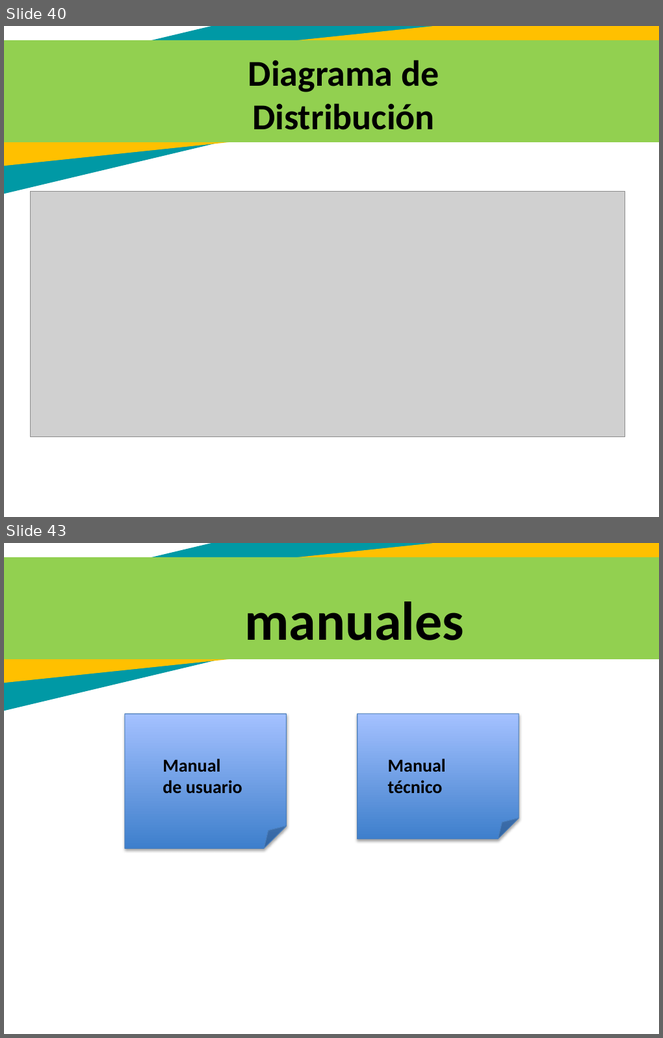
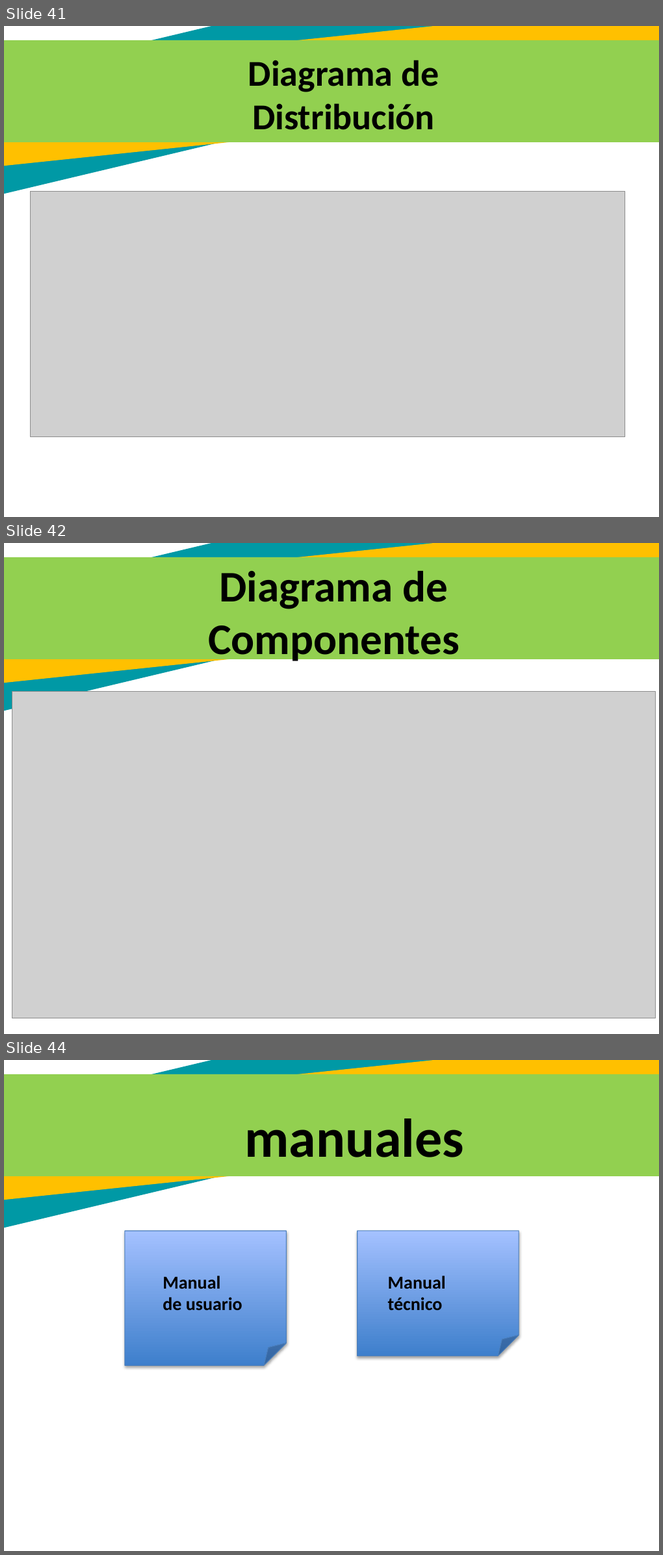
Before and after one commit to juannicolasvargas/SANF-solutions-helps, a slide deck: Sexto Trimestre/PresentacionV6 terminar- 1012.pptx. Shown one above the other, each under a label of ours: slides 40 and 43 before the commit, slides 41, 42 and 44 after it; the slides between them are not shown. The pictures are 663x1038 and 663x1555 pixels, drawn with LibreOffice and Linux fonts; fonts in the diff are those of the drawing; grey boxes stand for pictures. Boxes give left, top, right and bottom in pixels: in the first picture for what was removed or moved away, otherwise in the second. Text is boxed around its words. In the diff, an @@ line names an element or a change of style, - is before the commit and + after.

```diff
--- a/Sexto Trimestre/PresentacionV6 terminar- 1012.pptx
+++ b/Sexto Trimestre/PresentacionV6 terminar- 1012.pptx
@@ slide 42 added at (x1=4, y1=543, x2=659, y2=1034), background #FFFFFF; not listed: 3 template elements that a slide beside it also shows @@
@@ text added at (x1=208, y1=571, x2=460, y2=665), 48 pt, text #000000, bold @@
+Diagrama de Componentes
@@ picture added at (x1=12, y1=692, x2=656, y2=1019) @@
@@ what was slide 40 is now slide 41 @@
@@ what was slide 43 is now slide 44 @@
```
Also in this commit, not shown: 4 slides changed, 5 other slides added, 6 slides removed.
